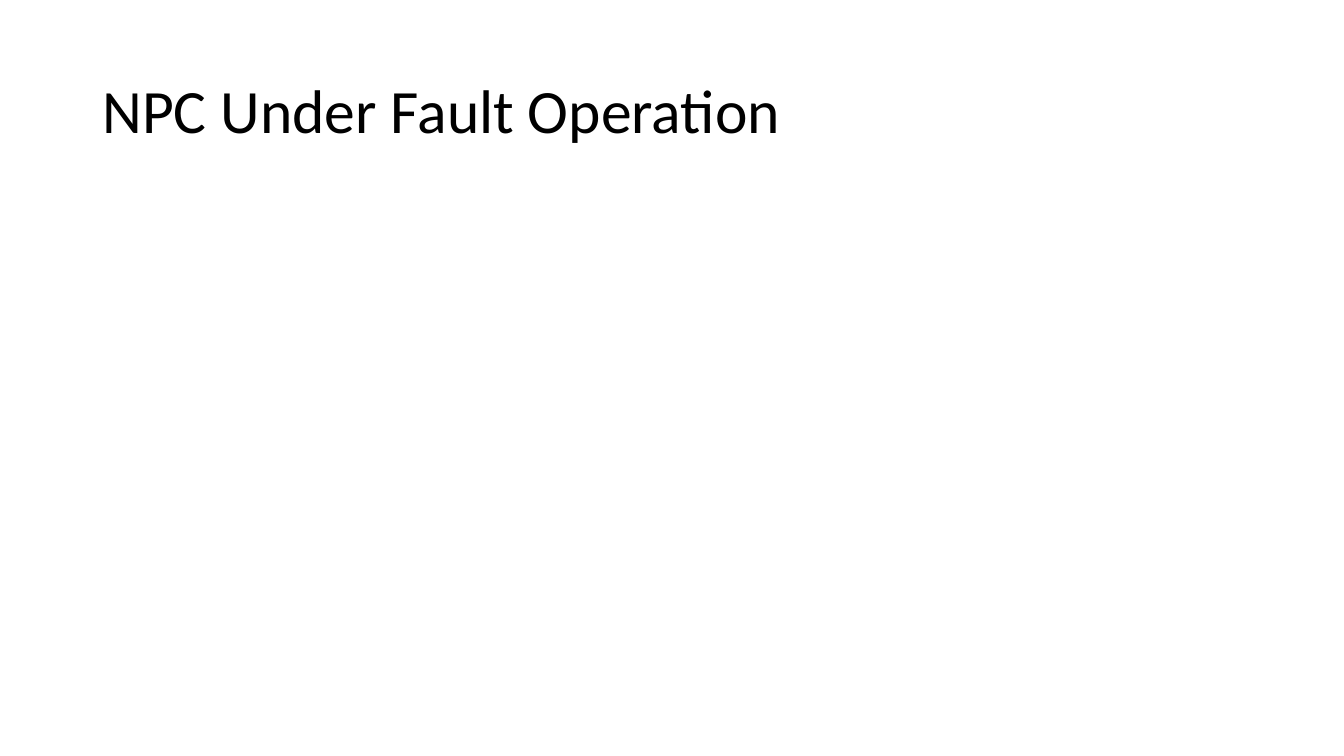
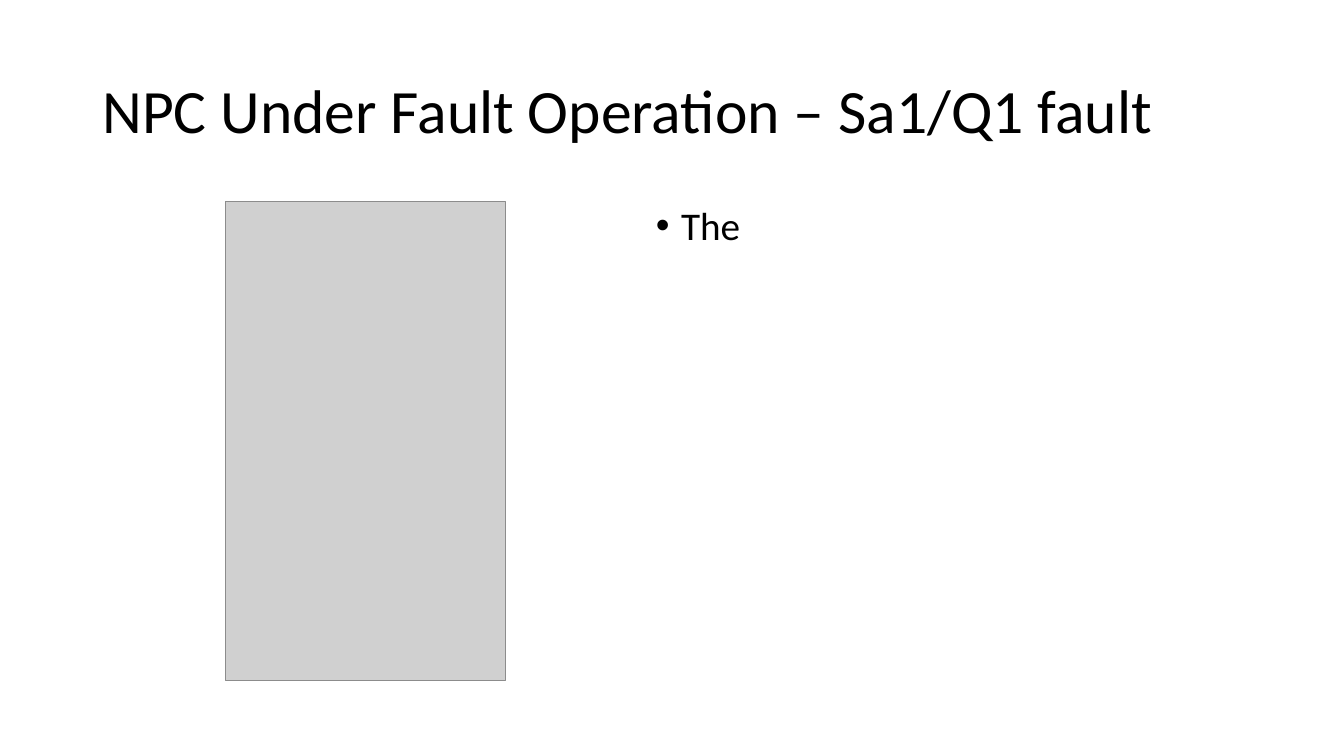
Before and after one commit to ahmetcan-akuz/Thesis, a slide deck: slide 17 of Reports/Fault_Tolerance.pptx. Drawn at 1344x756 pixels with LibreOffice and Linux fonts; fonts in the diff are those of the drawing; grey boxes stand for pictures. Boxes give left, top, right and bottom in pixels: in the first picture for what was removed or moved away, otherwise in the second. Text is boxed around its words. In the diff, an @@ line names an element or a change of style, - is before the commit and + after.

```diff
--- a/Reports/Fault_Tolerance.pptx
+++ b/Reports/Fault_Tolerance.pptx
@@ title at <box>102,90,1152,143</box>: text changed @@
-NPC Under Fault Operation
+NPC Under Fault Operation – Sa1/Q1 fault
@@ picture added at <box>226,202,505,682</box> @@
@@ text added at <box>681,212,740,241</box>, 28 pt, text #000000 @@
+• The
```
Also in this commit, not shown: 1 other slide changed, 7 slides added, 3 other files.
